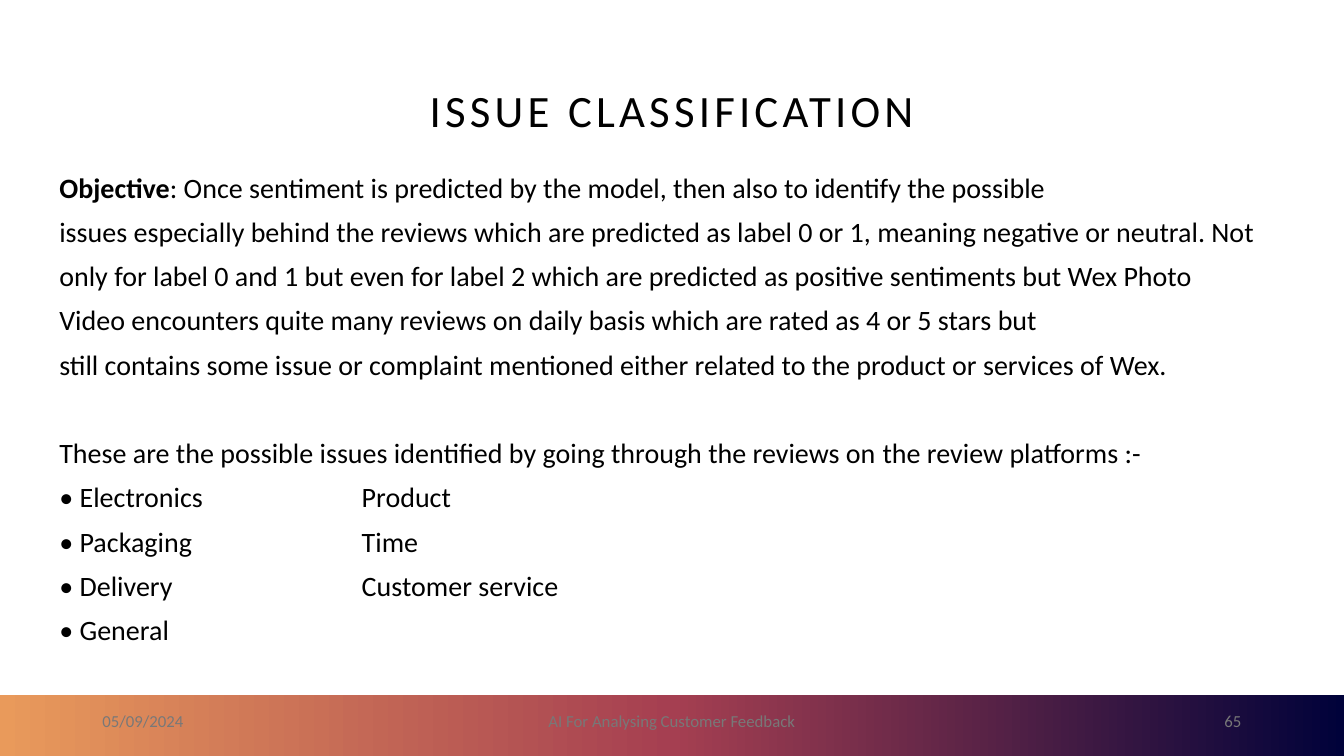
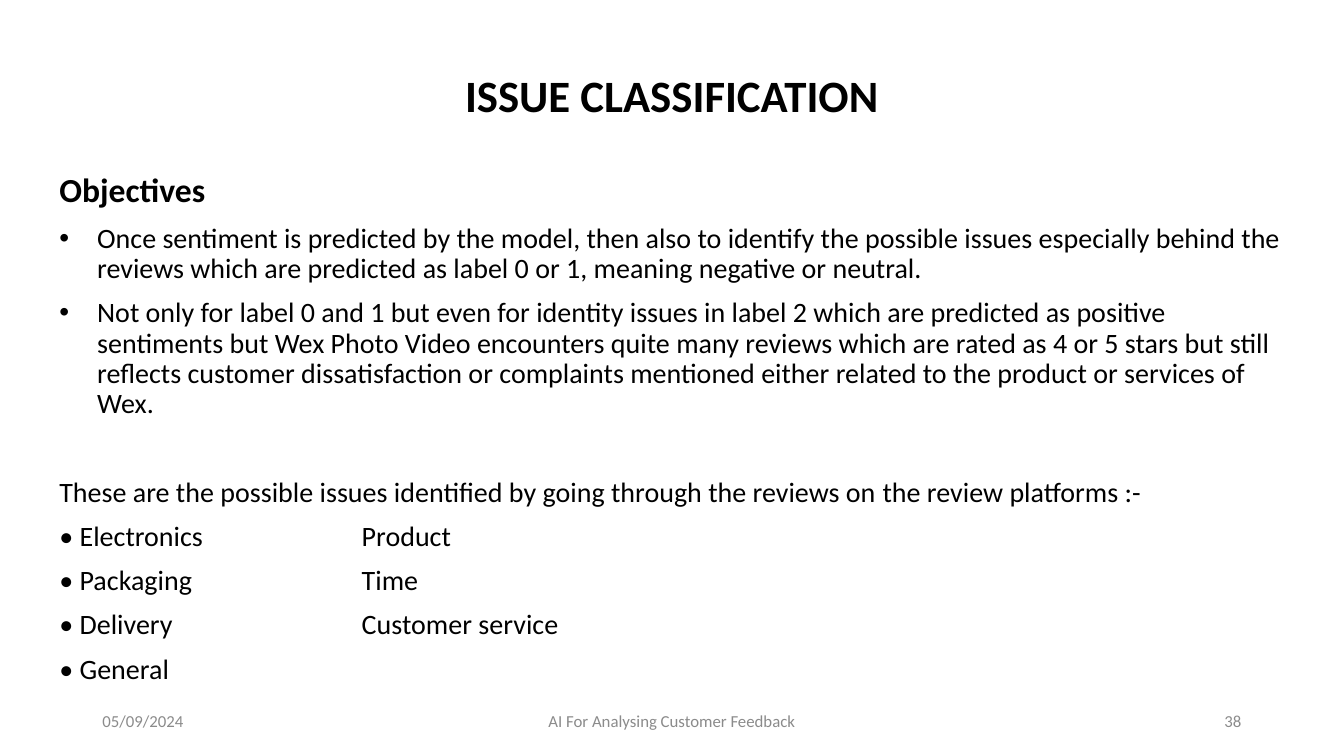
Before and after one commit to amansethuea/WexPhotoVideo, a slide deck: slide 38 of BERT/Thesis_Report/AmanSeth_MScPresentation.pptx (slide 65 before the commit). Drawn at 1344x756 pixels with LibreOffice and Linux fonts; fonts in the diff are those of the drawing. Boxes give left, top, right and bottom in pixels: in the first picture for what was removed or moved away, otherwise in the second. Text is boxed around its words. In the diff, an @@ line names an element or a change of style, - is before the commit and + after.

Commit message:
Revamped Presentation PPT as per supervisor feedback

```diff
--- a/BERT/Thesis_Report/AmanSeth_MScPresentation.pptx
+++ b/BERT/Thesis_Report/AmanSeth_MScPresentation.pptx
@@ title "ISSUE CLASSIFICATION" at [465, 82, 878, 113]: letter spacing 3 to 0 pt, bold on @@
@@ text at [59, 178, 1279, 414]: text changed @@
-Objective: Once sentiment is predicted by the model, then also to identify the possible
-issues especially behind the reviews which are predicted as label 0 or 1, meaning negative or neutral. Not
-only for label 0 and 1 but even for label 2 which are predicted as positive sentiments but Wex Photo
-Video encounters quite many reviews on daily basis which are rated as 4 or 5 stars but
-still contains some issue or complaint mentioned either related to the product or services of Wex.
+Objectives
+• Once sentiment is predicted by the model, then also to identify the possible issues especially behind the reviews which are predicted as label 0 or 1, meaning negative or neutral.
+• Not only for label 0 and 1 but even for identity issues in label 2 which are predicted as positive sentiments but Wex Photo Video encounters quite many reviews which are rated as 4 or 5 stars but still reflects customer dissatisfaction or complaints mentioned either related to the product or services of Wex.
@@ rectangle removed at [0, 695, 1344, 756] @@
@@ text "05/09/2024" at [102, 715, 183, 728]: text colour #797979 to #8C8C8C @@
@@ text "AI For Analysing Customer Feedback" at [548, 715, 795, 730]: text colour #797979 to #8C8C8C @@
@@ page number at [1224, 715, 1241, 727]: text changed; text colour #797979 to #8C8C8C @@
-65
+38
```
Also in this commit, not shown: 41 other slides changed, 9 slides added, 36 slides removed.
